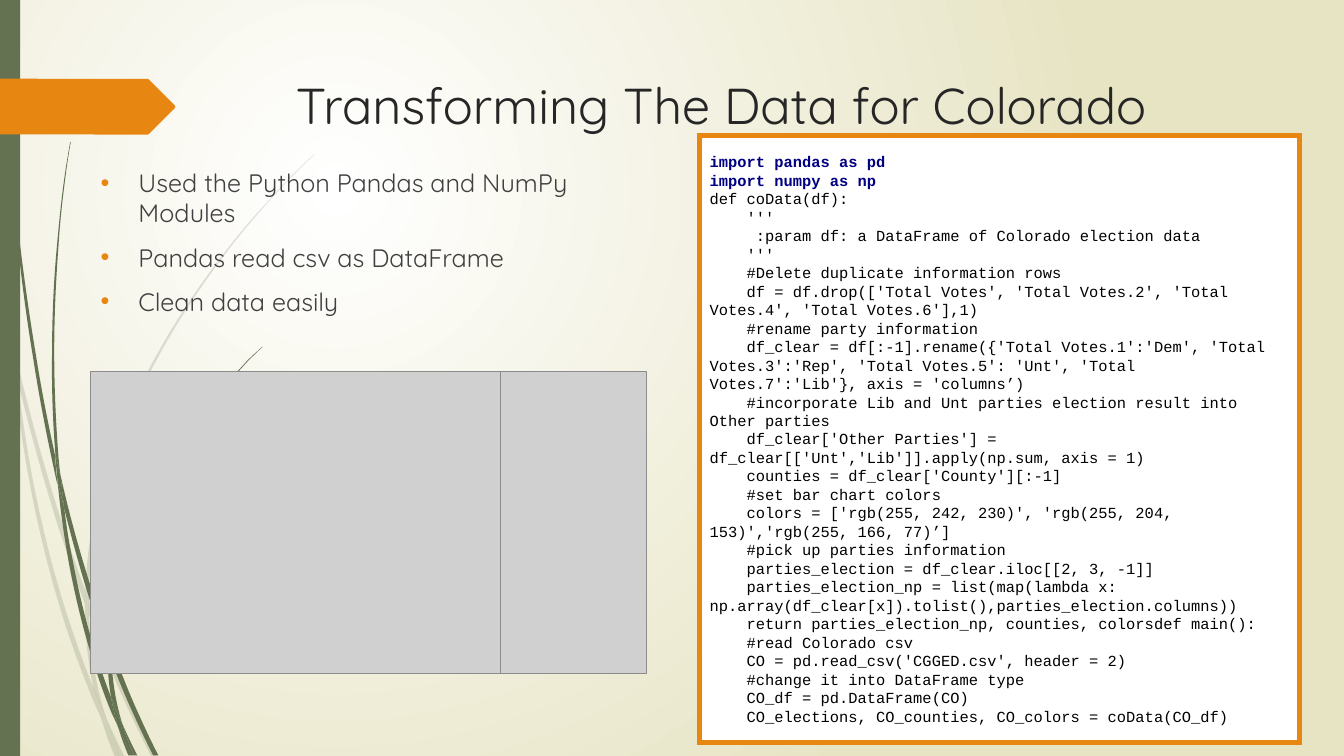
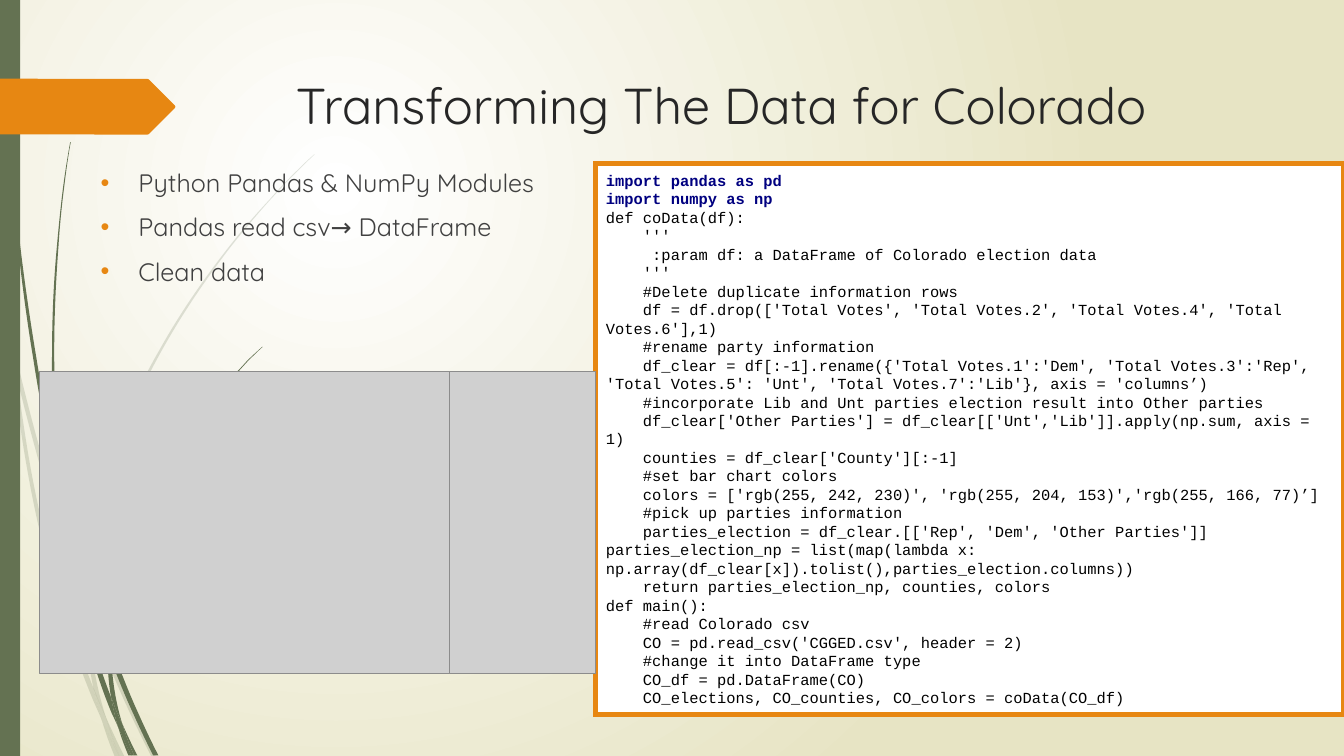
Before and after one commit to smartin25/pythonProject, a slide deck: slide 3 of Election Data Study.pptx. Drawn at 1344x756 pixels with LibreOffice and Linux fonts; fonts in the diff are those of the drawing; grey boxes stand for pictures. Boxes give left, top, right and bottom in pixels: in the first picture for what was removed or moved away, otherwise in the second. Text is boxed around its words. In the diff, an @@ line names an element or a change of style, - is before the commit and + after.

```diff
--- a/Election Data Study.pptx
+++ b/Election Data Study.pptx
@@ text at [138, 173, 534, 282]: text changed @@
-• Used the Python Pandas and NumPy Modules
-• Pandas read csv as DataFrame
-• Clean data easily
+• Python Pandas & NumPy Modules
+• Pandas read csv→ DataFrame
+• Clean data
@@ rectangle "import pandas as pd": place and size @@
-rectangle "import pandas as pd" at [700, 135, 1300, 742]
+rectangle "import pandas as pd" at [596, 163, 1344, 715]
@@ picture: place and size @@
-picture at [91, 372, 501, 674]
+picture at [39, 372, 450, 674]
@@ picture: place and size @@
-picture at [501, 372, 647, 674]
+picture at [450, 372, 596, 674]
@@ freeform shape removed at [55, 453, 65, 509] @@
@@ freeform shape removed at [60, 476, 107, 650] @@
@@ text in rectangle at [606, 526, 1208, 615]: text changed @@
-parties_election = df_clear.iloc[[2, 3, -1]]
-parties_election_np = list(map(lambda x: np.array(df_clear[x]).tolist(),parties_election.columns))
-return parties_election_np, counties, colorsdef main():
+parties_election = df_clear.[['Rep', 'Dem', 'Other Parties']] parties_election_np = list(map(lambda x: np.array(df_clear[x]).tolist(),parties_election.columns))
+return parties_election_np, counties, colors
+def main():
@@ freeform shape removed at [85, 591, 89, 615] @@
```
Also in this commit, not shown: 1 slide added.
